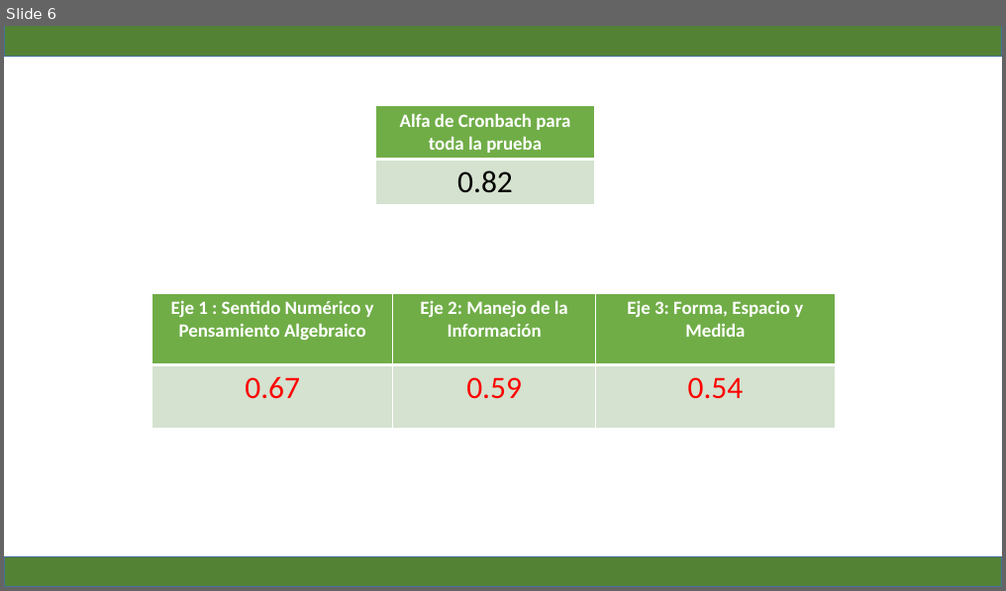
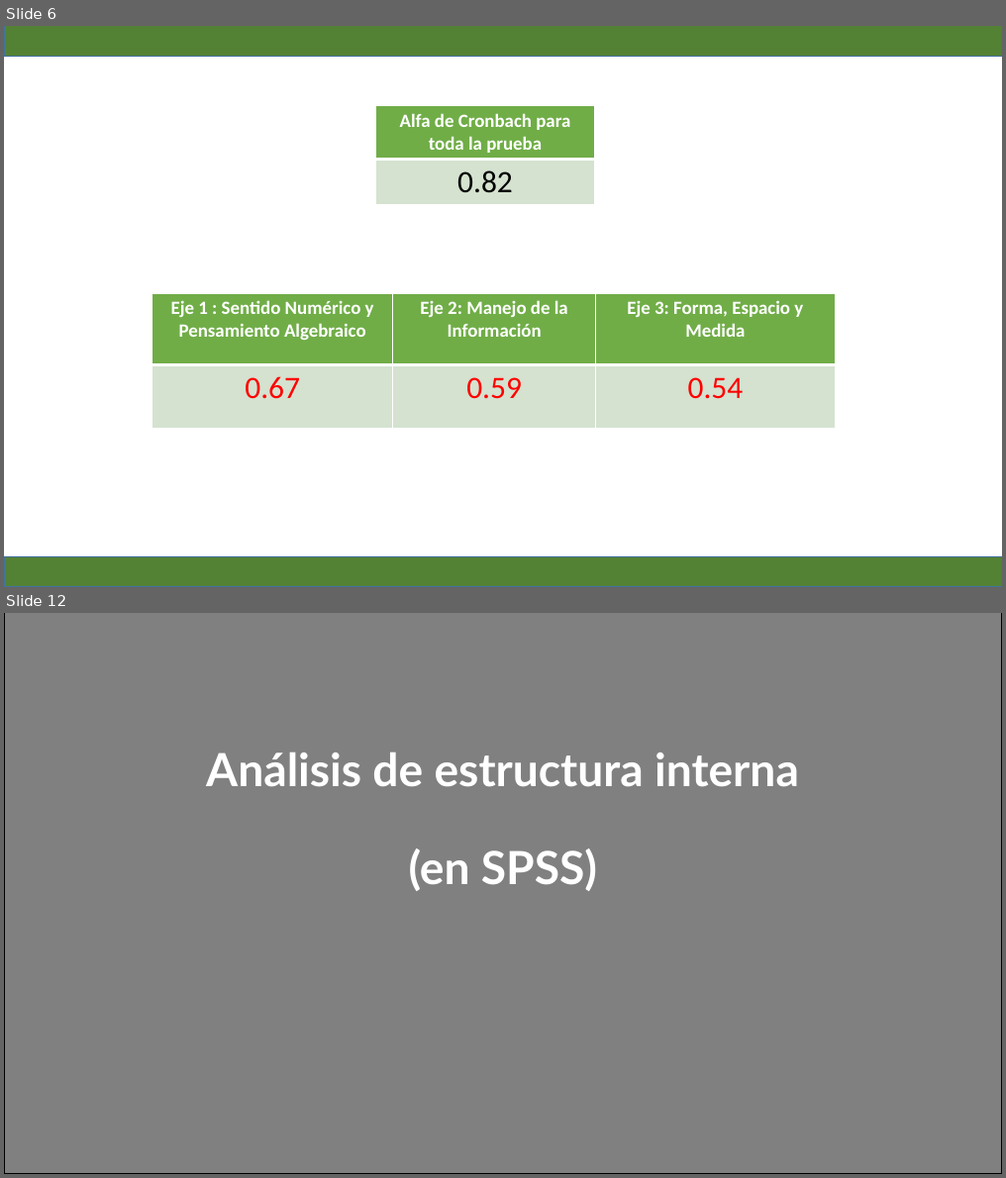
Before and after one commit to Adrifelcha/afchavez-019, a slide deck: RIMEDIE/Mat09_2015/Assessing the Model/Reporte_Resumen_Indices_TCT_AFC_AFE_MAT09.pptx. Shown one above the other, each under a label of ours: slide 6 before the commit, slides 6 and 12 after it; the slides between them are not shown. The pictures are 1006x591 and 1006x1178 pixels, drawn with LibreOffice and Linux fonts; fonts in the diff are those of the drawing. Boxes give left, top, right and bottom in pixels: in the first picture for what was removed or moved away, otherwise in the second. Text is boxed around its words. In the diff, an @@ line names an element or a change of style, - is before the commit and + after.

```diff
--- a/RIMEDIE/Mat09_2015/Assessing the Model/Reporte_Resumen_Indices_TCT_AFC_AFE_MAT09.pptx
+++ b/RIMEDIE/Mat09_2015/Assessing the Model/Reporte_Resumen_Indices_TCT_AFC_AFE_MAT09.pptx
@@ slide 12 added at [4, 613, 1002, 1174], background #FFFFFF @@
@@ rectangle added at [4, 613, 1002, 1174], fill #808080, outline #000000 1 pt @@
@@ text added at [206, 753, 799, 891], 44 pt, text #FFFFFF, bold @@
+Análisis de estructura interna
+(en SPSS)
```
Also in this commit, not shown: 5 other slides added, 10 other files.
